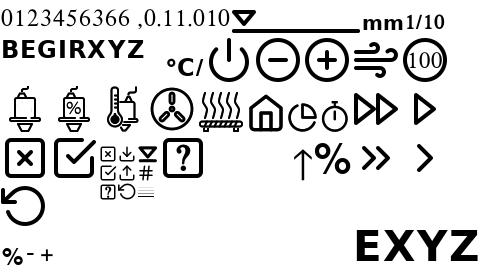
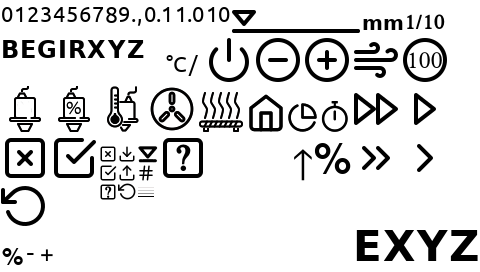
Layers edited between the first and the second 480x272 image:
painted on "0" over left=1, top=7, right=13, bottom=26
painted on "1" over left=16, top=7, right=24, bottom=26
painted on "2" over left=27, top=7, right=39, bottom=26
painted on "3" over left=40, top=7, right=51, bottom=27
painted on "4" over left=53, top=7, right=65, bottom=26
painted on "5" over left=66, top=7, right=77, bottom=27
painted on "6" over left=79, top=7, right=91, bottom=26
renamed "3 #2" to "7", painted on it over left=92, top=7, right=104, bottom=27
renamed "6 #6" to "8", painted on it over left=105, top=7, right=117, bottom=26
renamed "6 #8" to "9", painted on it over left=118, top=7, right=130, bottom=26
renamed "°C #3" to "°C", painted on it over left=166, top=55, right=194, bottom=76
painted on "°C #2" over left=166, top=55, right=195, bottom=76
renamed "/ #3" to "/", painted on it over left=188, top=55, right=204, bottom=76
painted on "/ #2" over left=188, top=55, right=204, bottom=76
painted on "," over left=137, top=19, right=142, bottom=29
painted on "0.1" over left=144, top=7, right=172, bottom=27
painted on "1.0" over left=177, top=7, right=205, bottom=27
painted on "10" over left=208, top=7, right=230, bottom=26
